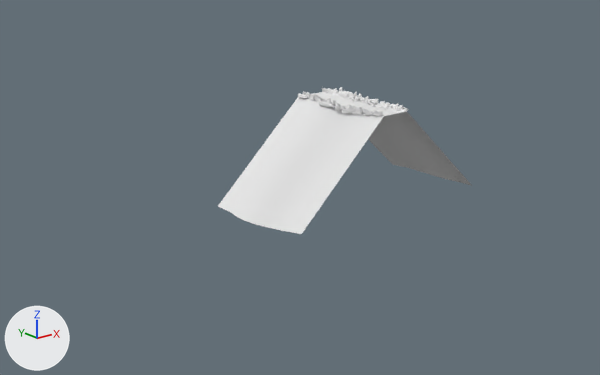
The OBJ model VektoriaApp/models/RoadTiles/RoadTiles_Curve_UpDown/RoadTiles_Curve_L_Up/RoadTile_Curve_L_Up1.obj: old version first, new version second.
The view is the same before and after, from a 50 mm lens placed at (-1840.0, -1968.0, 559.0), pointed at (-207.0, 74.0, -257.0). Lighting does not change. The marker at lower left points along +X, +Y and +Z. Where no turn or scale is listed for an object, it has been applied to the vertices.

Names of what the first picture shows: 'Rocks_LowPoly1_Cube.009'.
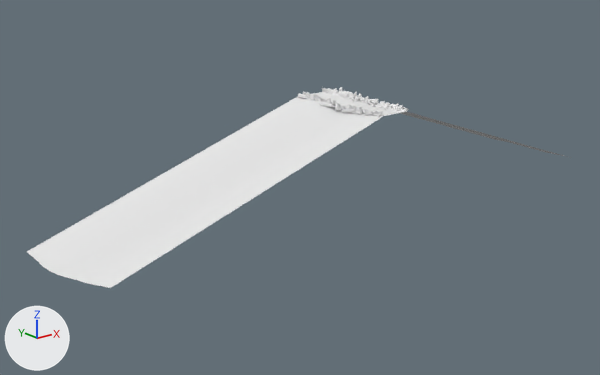
Where the change shows, as pixel boxes [x1, y1, x2, y2] in the pictures (600 x 375 px):
'Rocks_LowPoly1_Cube.009', reshaped (114% wider, 36% taller): before [218, 87, 472, 234]; after [27, 87, 571, 288]
part 1 of me_rocks_lowpoly1_cube_009, deleted: before [218, 97, 384, 234]
part 2 of me_rocks_lowpoly1_cube_009, deleted: before [368, 112, 472, 186]
part 3 of me_rocks_lowpoly1_cube_009, added: after [27, 96, 383, 288]
part 4 of me_rocks_lowpoly1_cube_009, added: after [400, 112, 571, 158]

The edits, one by one:
me_rocks_lowpoly1_cube_009 is used by ob_rocks_lowpoly1_cube_009; location (0.0, 0.0, 0.0).
me_rocks_lowpoly1_cube_009 had 4635 vertices, 9072 faces, 5 loose edges and spanned x -480.0..397.0, y -150.0..150.0, z -315.0..52.0.
me_rocks_lowpoly1_cube_009 now has 4635 vertices, 9072 faces, 5 loose edges and spans x -1102.0..999.0, y -150.0..150.0, z -315.0..52.0.
me_rocks_lowpoly1_cube_009 part 1: 12 vertices removed from x -480.0..-380.0, y -150.0..150.0, z -315.0..-285.0.
me_rocks_lowpoly1_cube_009 part 2: 12 vertices removed from x 297.0..397.0, y -150.0..150.0, z -315.0..-285.0.
me_rocks_lowpoly1_cube_009 part 3: 12 vertices added at x -1102.0..-1002.0, y -150.0..150.0, z -315.0..-285.0.
me_rocks_lowpoly1_cube_009 part 4: 12 vertices added at x 900.0..999.0, y -150.0..150.0, z -315.0..-285.0.
